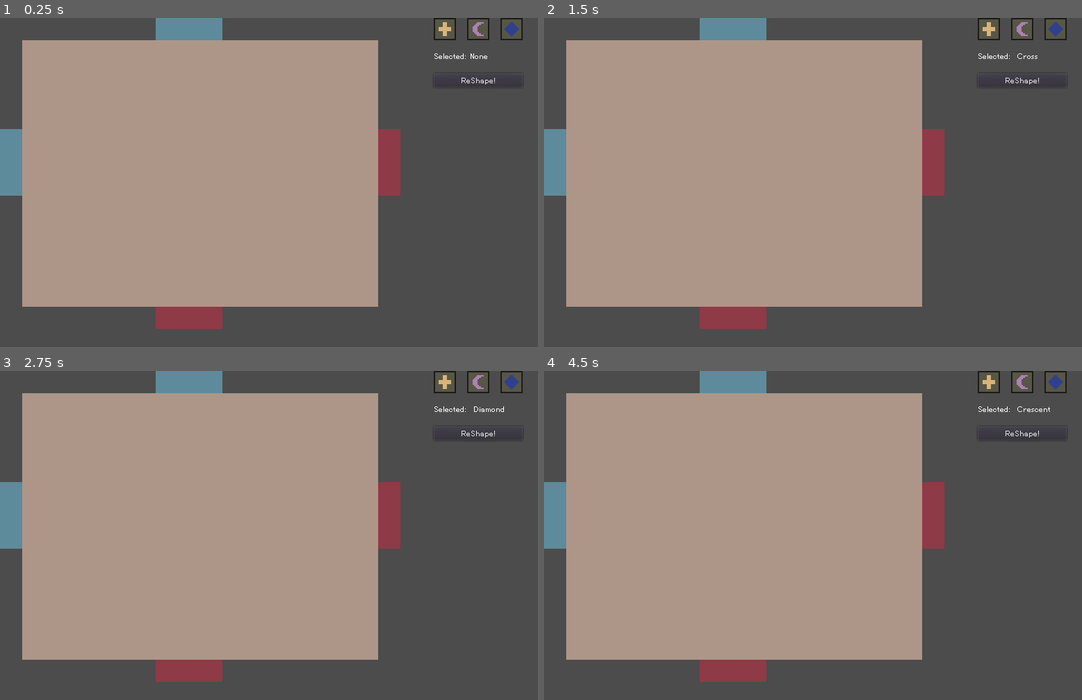
Above: before the commit, frames 1-4 (two rows, left to right).
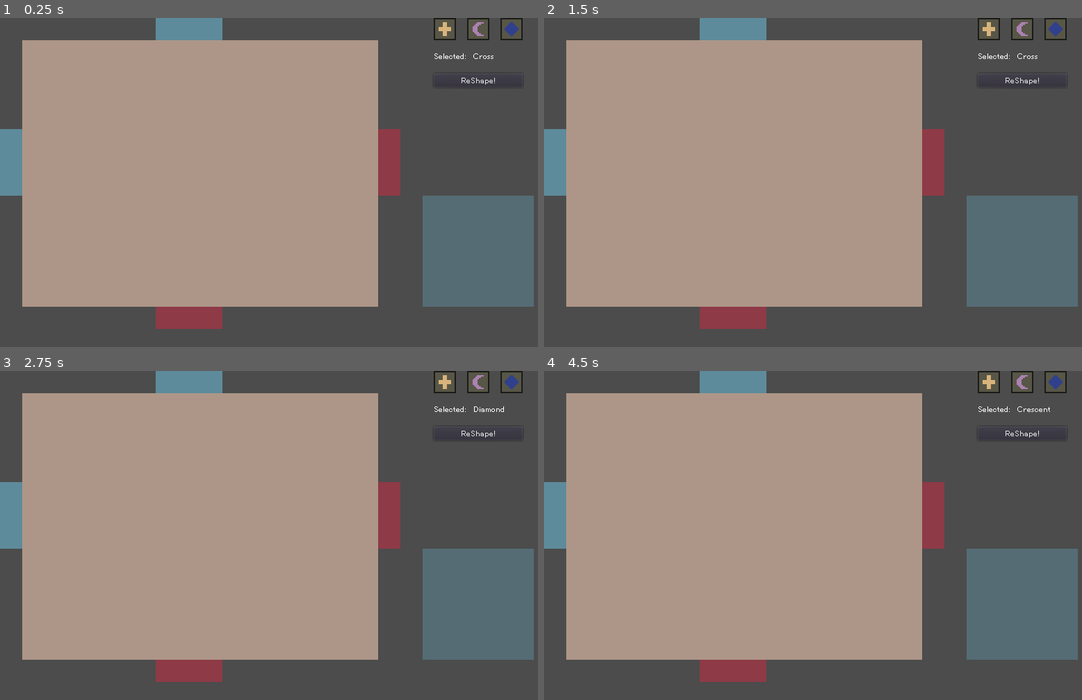
Above: after the commit, the same moments.

Repository: nolenroyalty/ReShape-TD
Game: Godot game, scene res://Main.tscn
The game is run twice, just before and just after one commit, with the same random seed, the same clock (stepped at 60 frames per second) and the same inputs.
Inputs (mouse positions are in pixels of both pictures, inside the frame that each line leads up to):
- Up to frame 1 (0.25 s): no input
- Up to frame 2 (1.5 s): click (1022, 27) at 0.5 s; click (990, 27) at 1.25 s
- Up to frame 3 (2.75 s): click (511, 380) at 2 s
- Up to frame 4 (4.5 s): click "ReShape!" at 2.75 s; click "Chilling" at 3.5 s; click (1022, 380) at 4.25 s

The runs differ from the first frame. In frame 1, 7.0% of the frame differs, in the area x 78-100%, y 10-88%; in frame 2, 7.0%; in frame 3, 7.0%; in frame 4, 7.0%.

Commit message:
spec out individual tower view

Diff:
--- a/Main.gd
+++ b/Main.gd
@@ -4,14 +4,20 @@
 
 onready var battlefield = $Battlefield
 onready var upgrade_selector = $ReshapeUpgradeSelector
+onready var individual_viewer = $IndividualViewer
+
+enum S { RUNNING, IN_MENU }
 
 var individual_selection = null
+var state = S.RUNNING
 
 func hide_reshape_upgrade_picker(picker):
 	picker.queue_free()
 	battlefield.set_playing()
+	get_tree().paused = false
 
 func show_reshape_upgrade_picker(shape):
+	get_tree().paused = true
 	var picker = ReshapeUpgradePicker.instance()
 	picker.init(shape)
 	battlefield.set_in_menu()
@@ -32,11 +38,31 @@
 func show_individual_tower(tower):
 	clear_individual_selection()
 	individual_selection = tower
+	individual_viewer.show_tower(tower)
 	tower.display_range()
+
+func set_shape(shape):
+	upgrade_selector.set_shape(shape)
+	battlefield.set_shape(shape)
+
+func handle_keypress__running(_delta):
+	if Input.is_action_just_pressed("select_tower_1"):
+		set_shape(C.SHAPE.CROSS)
+	if Input.is_action_just_pressed("select_tower_2"):
+		set_shape(C.SHAPE.CRESCENT)
+	if Input.is_action_just_pressed("select_tower_3"):
+		set_shape(C.SHAPE.DIAMOND)
+
+func _process(delta):
+	match state:
+		S.RUNNING: handle_keypress__running(delta)
+		S.IN_MENU: pass
 
 # Called when the node enters the scene tree for the first time.
 func _ready():
+	set_shape(C.SHAPE.CROSS)
 	upgrade_selector.connect("reshape", self, "show_reshape_upgrade_picker")
+	upgrade_selector.connect("selected", self, "set_shape")
 	battlefield.connect("selected_tower", self, "show_individual_tower")
 
 # Called every frame. 'delta' is the elapsed time since the previous frame.
--- a/Main.tscn
+++ b/Main.tscn
@@ -1,8 +1,9 @@
-[gd_scene load_steps=4 format=2]
+[gd_scene load_steps=5 format=2]
 
 [ext_resource path="res://battlefield/Battlefield.tscn" type="PackedScene" id=1]
 [ext_resource path="res://ui/ReshapeUpgradeSelector.tscn" type="PackedScene" id=2]
 [ext_resource path="res://Main.gd" type="Script" id=3]
+[ext_resource path="res://ui/IndividualViewer.tscn" type="PackedScene" id=4]
 
 [node name="Main" type="Node2D"]
 script = ExtResource( 3 )
@@ -14,3 +15,6 @@
 
 [node name="ReshapeUpgradeSelector" parent="." instance=ExtResource( 2 )]
 position = Vector2( 624, 0 )
+
+[node name="IndividualViewer" parent="." instance=ExtResource( 4 )]
+position = Vector2( 624, 256 )
--- a/battlefield/Battlefield.gd
+++ b/battlefield/Battlefield.gd
@@ -14,7 +14,7 @@
 
 var current_build_location = null
 var rng : RandomNumberGenerator = RandomNumberGenerator.new()
-var selected_shape = C.SHAPE.CRESCENT
+var selected_shape = null
 var state = S.PLAYING
 var selected_creep_or_tower = null
 
@@ -105,12 +105,6 @@
 	if Input.is_action_just_pressed("DEBUG_REFRESH_RANGE"):
 		for child in get_tree().get_nodes_in_group("tower"):
 			child.refresh_range()
-	if Input.is_action_just_pressed("select_tower_1"):
-		selected_shape = C.SHAPE.CROSS
-	if Input.is_action_just_pressed("select_tower_2"):
-		selected_shape = C.SHAPE.CRESCENT
-	if Input.is_action_just_pressed("select_tower_3"):
-		selected_shape = C.SHAPE.DIAMOND
 
 func get_towers():
 	return get_tree().get_nodes_in_group("tower")
@@ -120,6 +114,10 @@
 
 func set_playing():
 	state = S.PLAYING
+
+func set_shape(shape):
+	selected_shape = shape
+	# indicator.set_shape(shape)
 
 func _input(event):
 	match state:
--- a/towers/Tower.gd
+++ b/towers/Tower.gd
@@ -91,12 +91,18 @@
 func try_to_shoot():
 	if target != null and is_instance_valid(target) and target.is_alive() and shooting_off_cooldown():
 		var projectile_count = Upgrades.projectiles(my_shape)
-		var angle_offset = 0
 		var initial_position = my_center()
 		var initial_direction = initial_position.direction_to(target.position)
 
-		for _i in range(projectile_count):
-			angle_offset = -angle_offset
+		for i in range(projectile_count):
+			var angle_offset
+
+			if i == 0:
+				angle_offset = 0.0
+			elif i % 2 == 0:
+				angle_offset = i * 15.0
+			else:
+				angle_offset = i * -15.0
 
 			var bullet = Bullet.instance()
 
@@ -106,11 +112,6 @@
 			bullet.init(my_shape, my_stats, t, direction)
 			get_parent().add_child(bullet)
 
-			if angle_offset < 0:
-				angle_offset -= 30.0
-			else:
-				angle_offset += 30.0
-
 		shot_timer.start(my_stats.ATTACK_SPEED)
 
 func refresh_range():
@@ -118,6 +119,10 @@
 
 func _physics_process(_delta):
 	try_to_shoot()
+
+func level_up():
+	my_stats.level_up()
+	refresh_range()
 
 func pressed():
 	# This automatically triggers from the mouseup event that fires when we
--- a/towers/Upgrades.gd
+++ b/towers/Upgrades.gd
@@ -83,11 +83,21 @@
 		T.POISONS: return "Poisons enemies, dealing damage over time"
 
 class IndividualTower extends Node:
+	var LEVEL = 1
 	var RANGE_RADIUS = 64
 	var ATTACK_SPEED = 1.0
 	var PROJECTILE_COUNT = 1
 	var DAMAGE = 10
 	var PROJECTILE_SPEED = 225
+
+	func level_up():
+		LEVEL += 1
+		RANGE_RADIUS += 16
+		ATTACK_SPEED -= 0.1 * ATTACK_SPEED
+		DAMAGE *= 2
+
+	func attacks_per_second():
+		return 1.0 / ATTACK_SPEED
 
 var shapes = [ C.SHAPE.CROSS, C.SHAPE.CRESCENT, C.SHAPE.DIAMOND ]
 var state = {}
--- /dev/null
+++ b/ui/IndividualTowerViewer.gd
@@ -0,0 +1,31 @@
+extends Node2D
+
+signal upgrade_tower(tower)
+signal sell_tower(tower)
+
+onready var label = $Label
+onready var upgrade_button = $UpgradeButton
+onready var sell_button = $SellButton
+var tower = null
+
+func init(tower_):
+	tower = tower_
+	var stats = tower.my_stats
+	var name = C.shape_name(tower.my_shape).capitalize()
+	var header = "Level %s %s Tower\n" % [stats.LEVEL, name]
+	var aps = "Attacks per second: %.1f" % stats.attacks_per_second()
+	var damage = "Damage: %s" % stats.DAMAGE
+	var range_ = "Range: %s" % stats.RANGE_RADIUS
+
+	$Label.text = "%s\n%s\n%s\n%s" % [header, aps, damage, range_]
+
+func on_upgrade_button_pressed():
+	emit_signal("upgrade_tower", tower)
+
+func on_sell_button_pressed():
+	emit_signal("sell_tower", tower)
+
+func _ready():
+	assert(tower != null, "tower must be set before adding to scene!")
+	upgrade_button.connect("pressed", self, "on_upgrade_button_pressed")
+	sell_button.connect("pressed", self, "on_sell_button_pressed")
--- /dev/null
+++ b/ui/IndividualTowerViewer.tscn
@@ -0,0 +1,27 @@
+[gd_scene load_steps=2 format=2]
+
+[ext_resource path="res://ui/IndividualTowerViewer.gd" type="Script" id=1]
+
+[node name="IndividualTowerViewer" type="Node2D"]
+script = ExtResource( 1 )
+
+[node name="Label" type="Label" parent="."]
+margin_right = 40.0
+margin_bottom = 14.0
+text = "Level 2 Cross Tower
+
+Attacks per Second: 1
+Damage: 10
+Range: 64"
+
+[node name="UpgradeButton" type="Button" parent="."]
+margin_top = 96.0
+margin_right = 128.0
+margin_bottom = 116.0
+text = "Upgrade Tower"
+
+[node name="SellButton" type="Button" parent="."]
+margin_top = 128.0
+margin_right = 128.0
+margin_bottom = 148.0
+text = "Sell Tower"
--- /dev/null
+++ b/ui/IndividualViewer.gd
@@ -0,0 +1,29 @@
+extends Node2D
+
+signal upgrade_tower(tower)
+signal sell_tower(tower)
+
+var IndividualTowerViewer = preload("res://ui/IndividualTowerViewer.tscn")
+var current = null
+
+func free_current():
+	if current != null:
+		current.queue_free()
+		current = null
+
+func show_tower(tower):
+	free_current()
+	current = IndividualTowerViewer.instance()
+	current.init(tower)
+	current.connect("upgrade_tower", self, "pass_upgrade_tower")
+	current.connect("sell_tower", self, "pass_sell_tower")
+	add_child(current)
+
+func pass_upgrade_tower(tower):
+	emit_signal("upgrade_tower", tower)
+
+func pass_sell_tower(tower):
+	emit_signal("sell_tower", tower)
+
+func _ready():
+	$WhatThisIsLabel.hide()
--- /dev/null
+++ b/ui/IndividualViewer.tscn
@@ -0,0 +1,19 @@
+[gd_scene load_steps=2 format=2]
+
+[ext_resource path="res://ui/IndividualViewer.gd" type="Script" id=1]
+
+[node name="IndividualViewer" type="Node2D"]
+script = ExtResource( 1 )
+
+[node name="WhatThisIsLabel" type="Label" parent="."]
+margin_left = -16.0
+margin_right = 144.0
+margin_bottom = 14.0
+text = "Individual Viewer"
+align = 1
+
+[node name="ColorRect" type="ColorRect" parent="."]
+margin_left = -16.0
+margin_right = 144.0
+margin_bottom = 160.0
+color = Color( 0.368627, 0.545098, 0.607843, 0.513726 )
--- a/ui/ReshapeUpgradePicker.tscn
+++ b/ui/ReshapeUpgradePicker.tscn
@@ -3,6 +3,7 @@
 [ext_resource path="res://ui/ReshapeUpgradePicker.gd" type="Script" id=1]
 
 [node name="ReshapeUpgradePicker" type="CanvasLayer"]
+pause_mode = 2
 script = ExtResource( 1 )
 
 [node name="VBoxContainer" type="VBoxContainer" parent="."]
--- a/ui/ReshapeUpgradeSelector.gd
+++ b/ui/ReshapeUpgradeSelector.gd
@@ -1,6 +1,7 @@
 extends Node2D
 
 signal reshape(shape)
+signal selected(shape)
 
 onready var cross = $CrossButton
 onready var crescent = $CrescentButton
@@ -18,9 +19,13 @@
 		C.SHAPE.CRESCENT: selected.text = "%s Crescent" % t
 		C.SHAPE.DIAMOND: selected.text = "%s Diamond" % t
 
-func update_selection(kind):
+func set_shape(kind):
 	current = kind
 	update_selected_text()
+
+func handle_pressed(kind):
+	set_shape(kind)
+	emit_signal("selected", kind)
 
 func handle_reshape():
 	if current != null:
@@ -28,7 +33,7 @@
 		emit_signal("reshape", current)
 
 func _ready():
-	cross.connect("pressed", self, "update_selection", [C.SHAPE.CROSS])
-	crescent.connect("pressed", self, "update_selection", [C.SHAPE.CRESCENT])
-	diamond.connect("pressed", self, "update_selection", [C.SHAPE.DIAMOND])
+	cross.connect("pressed", self, "handle_pressed", [C.SHAPE.CROSS])
+	crescent.connect("pressed", self, "handle_pressed", [C.SHAPE.CRESCENT])
+	diamond.connect("pressed", self, "handle_pressed", [C.SHAPE.DIAMOND])
 	reshape_button.connect("pressed", self, "handle_reshape")
